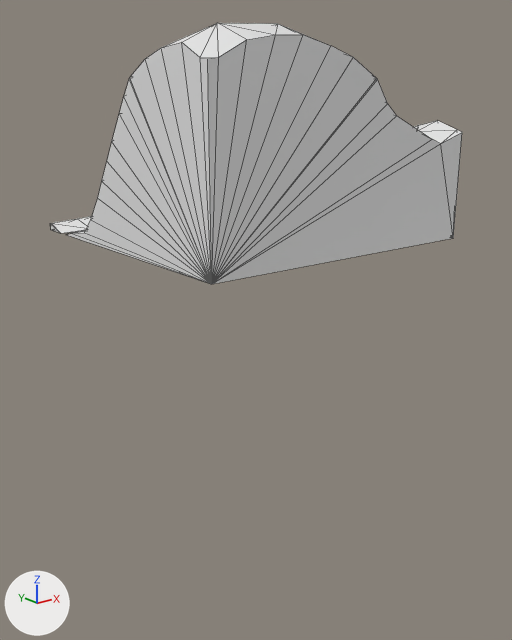
What one commit did to the glTF model assets/terrain/surface_pieces/surf_3_6.glb.
Both versions are drawn from a camera (50 mm lens) standing at (-100.05, 67.79, -12.74) and looking at (-92.49, 77.24, -16.52). The axes (+X, +Y, +Z) are drawn at lower left. The lights are the same throughout. The picture after the commit comes second. Mesh edges are drawn as thin lines. Where no turn or scale is listed for an object, it has been applied to the vertices.

Names of what the first picture shows: 'geometry_0'.
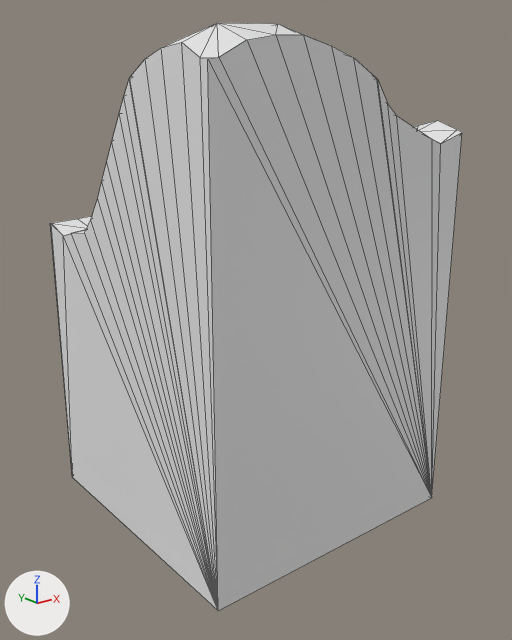
Location of each change, [x1, y1, x2, y2] in pixels of the pictures (512 x 640 px; the box of a moved part takes in the faces that stretch with it):
'geometry_0', reshaped (125% taller)
    before: [50, 23, 462, 284]
    after: [50, 23, 462, 611]
part 1 of me_geometry_0, moved or reshaped
    before: [51, 35, 462, 284]
    after: [51, 35, 462, 611]

What the commit changed:
me_geometry_0 is used by ob_geometry_0; location (0.0, 0.0, 0.0).
me_geometry_0 had 107 vertices, 210 faces and spanned x -95.0..-90.0, y 75.0..80.0, z -15.0..-11.8.
me_geometry_0 now has 104 vertices, 204 faces and spans x -95.0..-90.0, y 75.0..80.0, z -20.0..-11.8.
Part 1, on me_geometry_0:
8 vertices are removed from x -95.0..-90.0, y 75.0..80.0, z -15.0.
73 faces are deleted.
5 vertices are added at (-95.0, 80.0, -20.0), (-95.0, 75.0, -20.0), (-95.0, 79.49, -15.03), (-90.0, 80.0, -20.0), (-90.0, 75.0, -20.0).
67 new faces join them.
